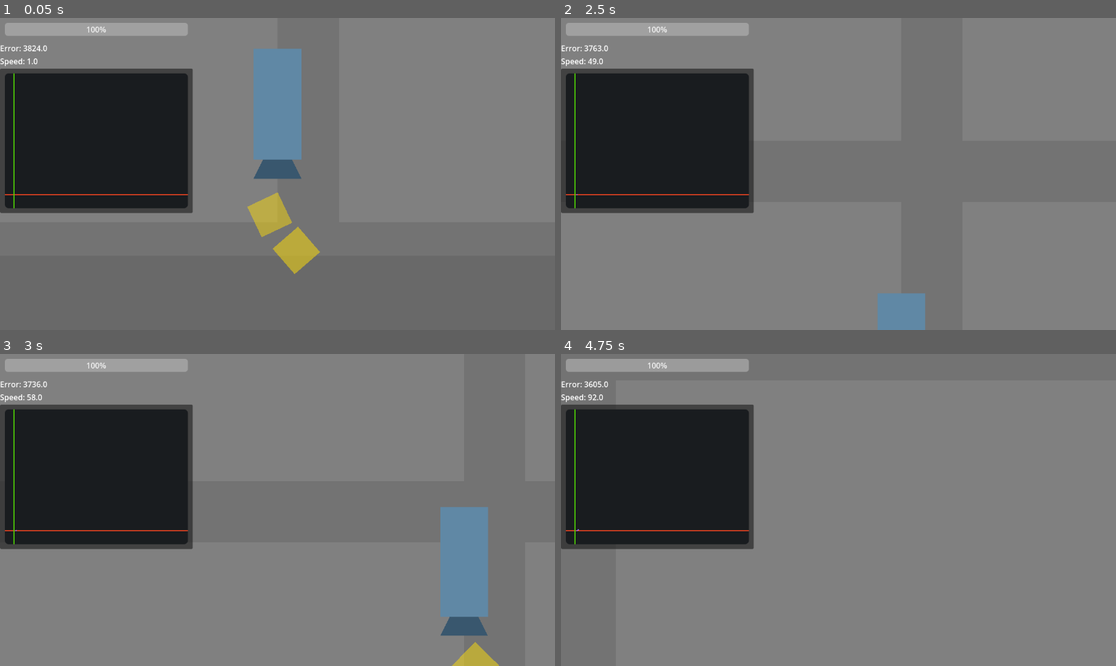
Above: before the commit, frames 1-4 (two rows, left to right).
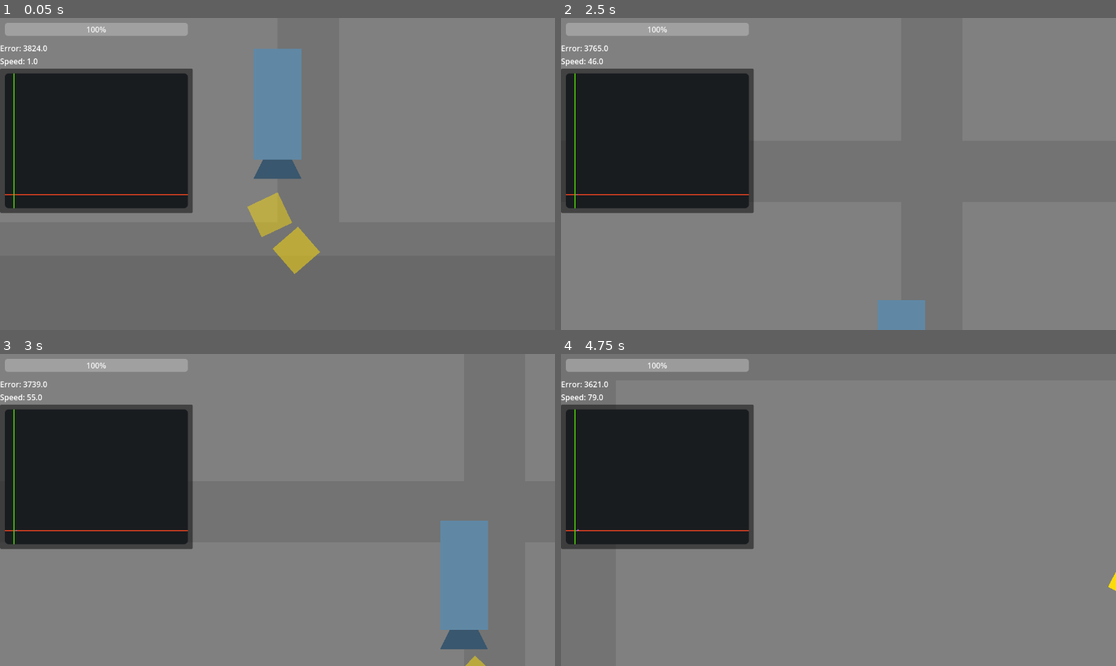
Above: after the commit, the same moments.

Repository: NattHerman/control
Game: Godot game, scene res://main.tscn
The game is run twice, just before and just after one commit, with the same random seed, the same clock (stepped at 60 frames per second) and the same inputs. The engine's default icon, where the game draws it, is replaced by a stand-in: a white triangle on a blue panel in a dark square.
Inputs (mouse positions are in pixels of both pictures, inside the frame that each line leads up to):
- Up to frame 1 (0.05 s): no input
- Up to frame 2 (2.5 s): move the mouse to (810, 236) at 0.52 s; hold Shift (pan_speed_increase) 0.53-1.28 s; hold W (pan_up) 0.53-2.03 s; move the mouse to (1005, 220) at 1.27 s; tap Mouse wheel up (zoom_in) at 1.35 s; tap Enter at 2 s; move the mouse to (672, 127) at 2.02 s; hold A (pan_left) from 2.03 s (still down); hold Mouse wheel down (zoom_out) from 2.03 s (still down)
- Up to frame 3 (3 s): keep holding A (pan_left); move the mouse to (305, 510) at 2.77 s; release Mouse wheel down (zoom_out) at 2.78 s; tap Shift (pan_speed_increase) at 2.85 s
- Up to frame 4 (4.75 s): move the mouse to (755, 432) at 3.52 s; release A (pan_left) at 3.53 s; hold S (pan_down) 3.53-4.28 s; hold Mouse wheel up (zoom_in) 3.53-4.28 s; move the mouse to (960, 494) at 4.27 s; hold D (pan_right) from 4.28 s (still down); tap Mouse wheel down (zoom_out) at 4.35 s

Frame 1 is identical in both runs. In frame 2, 0.2% of the frame differs, in the area x 2-66%, y 8-91%; in frame 3, 1.4%, in the area x 5-90%, y 8-100%; in frame 4, less than 0.1%.

Commit message:
rocket.gd is tool, set pid-values at runtime

Diff:
--- a/rocket/rocket.gd
+++ b/rocket/rocket.gd
@@ -1,21 +1,34 @@
+@tool
 extends RigidBody2D
 
-@export_category("Height PID-Controller")
-@export var Kp: float = 0.0
-@export var Ki: float = 0.0
-@export var Kd: float = 0.0
 
 var pid_controller := PIDController.new()
 var reference: float = 1280*3
 
-var drag_coefficient = 0.5 # going off vibes
+var drag_coefficient = 10 # going off vibes
 
 @onready var main_thruster = $MainThruster
+
+@export_category("Height PID-Controller")
+@export var Kp: float = 0.0:
+	set(value):
+		Kp = value
+		pid_controller.Kp = value
+
+@export var Ki: float = 0.0:
+	set(value):
+		Ki = value
+		pid_controller.Ki = value
+
+@export var Kd: float = 0.0:
+	set(value):
+		Kd = value
+		pid_controller.Kd = value
 
 
 func _ready() -> void:
 	pid_controller.set_PID(Kp, Ki, Kd)
-	pid_controller.set_back_propogation(true, 0, main_thruster.max_thrust)
+	pid_controller.set_back_propogation(false, 0, main_thruster.max_thrust)
 
 	var thrust_Gs: float = 3
 
@@ -23,19 +36,25 @@
 
 
 func _physics_process(delta: float) -> void:
-	var height = -position.y
-	var error = reference - height
-	ui_values.error = roundf(error)
+	if not Engine.is_editor_hint():
+		var height: float = -position.y
+		var error: float = reference - height
+		ui_values.error = roundf(error)
 
-	var u = pid_controller.control(error, delta)
+		var u_pid: float = pid_controller.control(error, delta)
+		var u_nom: float = 9.81 * mass
 
-	main_thruster.set_thrust(u)
+		var u: float = u_pid + u_nom
+		print(round(u_pid), " ", round(u_nom))
 
-	var drag = linear_velocity.length_squared() * drag_coefficient
-	apply_force(-linear_velocity.normalized() * drag)
+		main_thruster.set_thrust(u)
 
-	ui_values.speed = linear_velocity.length()
-	ui_values.positon_list.append(Vector2(
-		Time.get_ticks_msec() * 0.001 * Engine.time_scale,
-		position.y * 0.01
-	))
+		var drag = linear_velocity.length_squared() * drag_coefficient
+		#print(round(linear_velocity.length_squared()),"; " , drag_coefficient)
+		apply_force(-linear_velocity.normalized() * drag)
+
+		ui_values.speed = linear_velocity.length()
+		ui_values.positon_list.append(Vector2(
+			Time.get_ticks_msec() * 0.001 * Engine.time_scale,
+			position.y * 0.01
+		))
